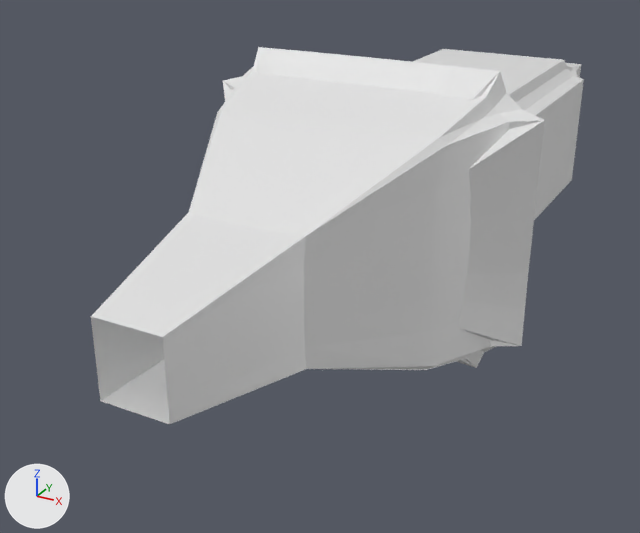
The Blender file BlenderTEBPon.blend: old version first, new version second.
The view is the same before and after, from a camera (50 mm lens) standing at (-4.23, -2.0, 1.24) and looking at (-4.89, -0.8, 0.64). Arrows for +X, +Y and +Z are at lower left; the lights stay in place.
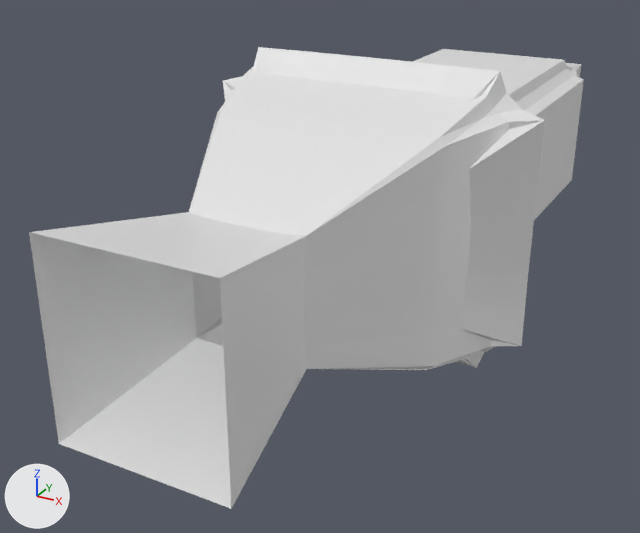
Changed parts and their boxes [x1, y1, x2, y2] in the pictures (640 x 533 px; the box of a moved part takes in the faces that stretch with it):
'Cube.001', reshaped (13% wider, 22% taller)
    before: [91, 47, 584, 424]
    after: [29, 47, 584, 509]
part 1 of me_cube_001, moved or reshaped
    before: [91, 212, 307, 424]
    after: [29, 212, 307, 509]

The edits, one by one:
me_cube_001 has 709 vertices, 696 faces and spans x -1.53..1.53, y -1.16..1.0, z -1.66..1.66.
me_cube_001 is used by ob_cube_001; location (-5.138, 0.152, 0.48); scale (0.276, 1.0, 0.225).
me_cube_001 part 1: all 32 vertices in x -0.28..0.28, y -1.16, z -0.37..0.37 are scaled about their middle by (2.56, 1, 2.56).
